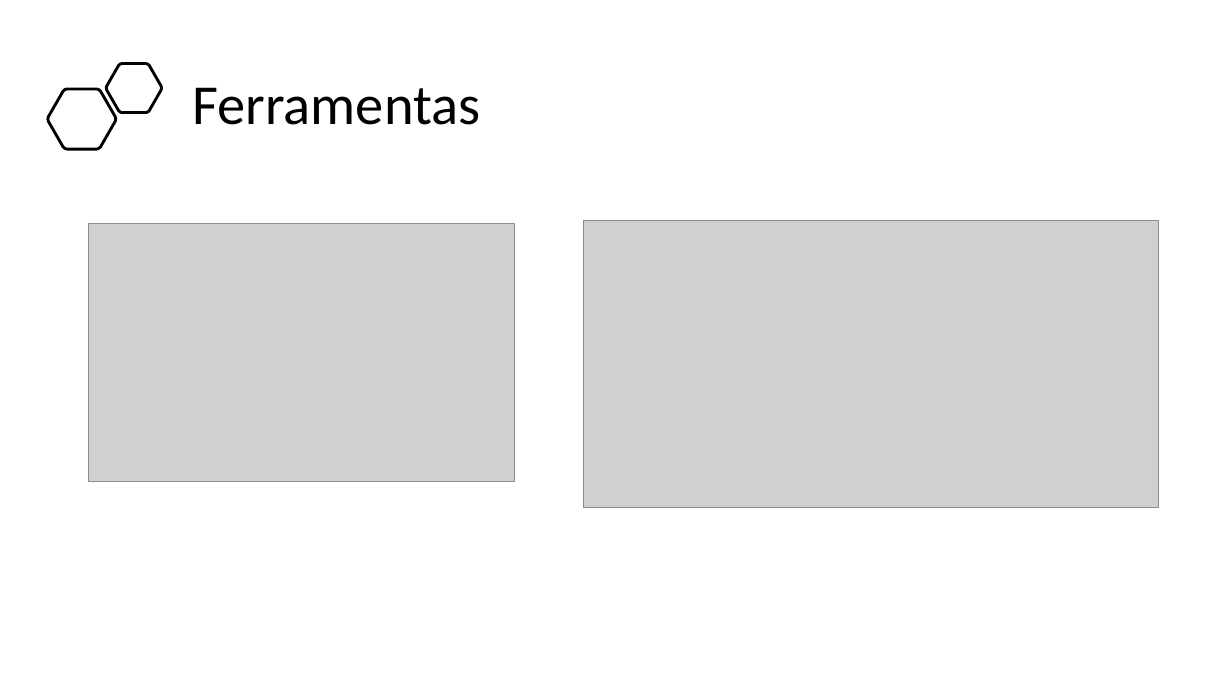
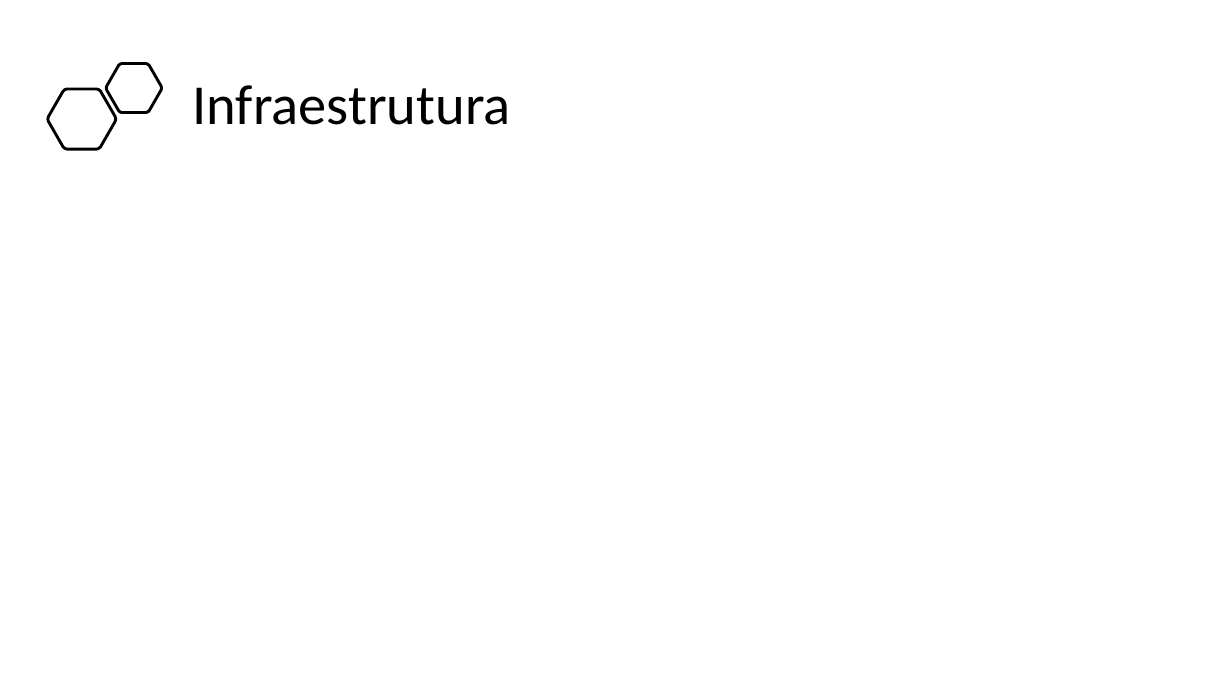
Before and after one commit to BandTec/project-hunter, a slide deck: slide 14 of Documentação/Apresentacao Final - 4 Semestre.pptx (slide 8 before the commit). Drawn at 1232x693 pixels with LibreOffice and Linux fonts; fonts in the diff are those of the drawing; grey boxes stand for pictures. Boxes give left, top, right and bottom in pixels: in the first picture for what was removed or moved away, otherwise in the second. Text is boxed around its words. In the diff, an @@ line names an element or a change of style, - is before the commit and + after.

Commit message:
PPT

```diff
--- a/Documentação/Apresentacao Final - 4 Semestre.pptx
+++ b/Documentação/Apresentacao Final - 4 Semestre.pptx
@@ title at box(192, 85, 510, 125): text changed @@
-Ferramentas
+Infraestrutura
@@ picture removed at box(89, 224, 515, 482) @@
@@ picture removed at box(584, 220, 1159, 507) @@
```
Also in this commit, not shown: 3 slides removed.
